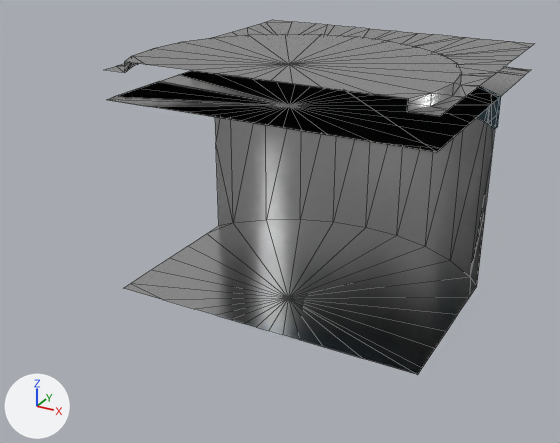
The glTF model cube_models/RotatingTableStation_Cube02.glb as it was, and as the next commit left it.
Rendered twice from a camera (50 mm lens) standing at (0.325, -0.608, 0.387) and looking at (-0.018, 0.016, 0.075). The axes (+X, +Y, +Z) are drawn at lower left. The lights are the same throughout. Mesh edges are drawn as thin lines. Vertices at the same position are counted once.

In view in the first picture: 'color[1]'.
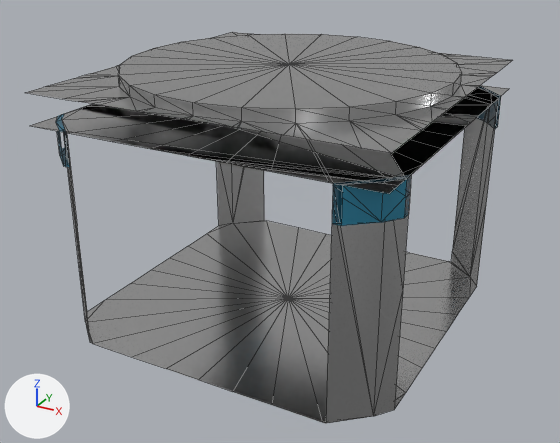
Location of each change, (x1, y1, x2, y2) in pixels of the pictures (560 x 443 px):
```json
{"object": "color[1]", "change": "reshaped, moved", "before": [104, 20, 535, 375], "after": [26, 32, 512, 423], "on screen": "13% wider, 10% taller"}
{"part": 1, "of": "me_mesh_42_006", "change": "rebuilt", "before": [106, 70, 526, 375], "after": [56, 86, 501, 423], "on screen": "10% taller"}
{"part": 2, "of": "me_mesh_42_006", "change": "added", "after": [26, 32, 512, 153]}
{"part": 3, "of": "me_mesh_42_006", "change": "added", "after": [30, 85, 508, 194]}
{"part": 4, "of": "me_mesh_42_006", "change": "deleted", "before": [499, 67, 529, 74]}
```

Edits to the scene script, one JSON object a line:
```json
{"block": "me_mesh_42_006", "where": "# used by ob_color_1; location = (0.0, 0.0, 0.2)"}
{"op": "remove", "block": "me_mesh_42_006", "code": "me_mesh_42_006.from_pydata(...)  # 255 vertices, 324 faces; spans x -0.16..0.16, y -0.063..0.257, z -0.2..0.038"}
{"op": "add", "block": "me_mesh_42_006", "code": "me_mesh_42_006.from_pydata(...)  # 336 vertices, 398 faces; spans x -0.16..0.16, y -0.16..0.16, z -0.156..0.082"}
{"block": "me_mesh_42_006", "change": "me_mesh_42_006 part 1: the loose piece of 137 vertices spanning x -0.16..0.16, y -0.063..0.257, z -0.2..0.0 is rebuilt with 178 vertices and now spans x -0.16..0.16, y -0.16..0.16, z -0.156..0.044"}
{"block": "me_mesh_42_006", "change": "me_mesh_42_006 part 2: a new loose piece of 139 vertices spanning x -0.16..0.16, y -0.16..0.16, z 0.072..0.082, in mat_steel"}
{"block": "me_mesh_42_006", "change": "me_mesh_42_006 part 3: a new loose piece of 19 vertices spanning x -0.16..0.16, y -0.16..0.16, z 0.044, in mat_steel"}
{"block": "me_mesh_42_006", "change": "me_mesh_42_006 part 4: the loose piece of 4 vertices spanning x -0.005..0.16, y 0.231..0.257, z 0.0 is deleted"}
{"op": "set", "path": "ob_color_1.location", "old": "(0.0, 0.0, 0.2)", "new": "(0.0, 0.0, 0.156)"}
```
